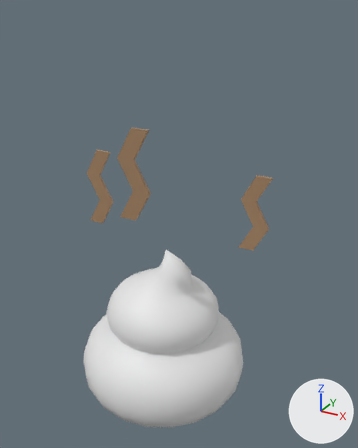
A saved change to the FBX model Assets/Models/poo.fbx.
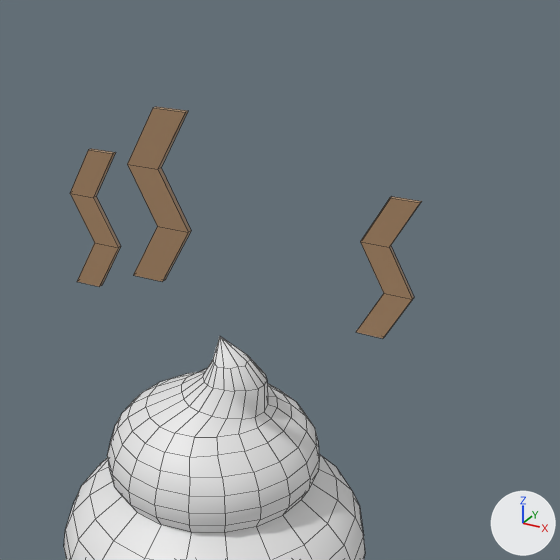
Each version appears first whole from a 50 mm lens placed at (3.87, -6.45, 6.65), pointed at (0.22, 0.18, 3.33), and next in a close-up on the part from 14% to 97% of the width and 16% to 82% of the height. Every picture has the same lights, and +X, +Y and +Z are marked at lower right. The close-ups show mesh edges as thin lines. Where no turn or scale is listed for an object, it has been applied to the vertices.

The first close-up shows 'poo_body', 'smell_line', 'smell_line_1', 'smell_line_2'.
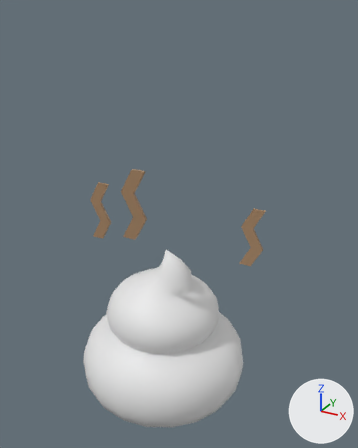
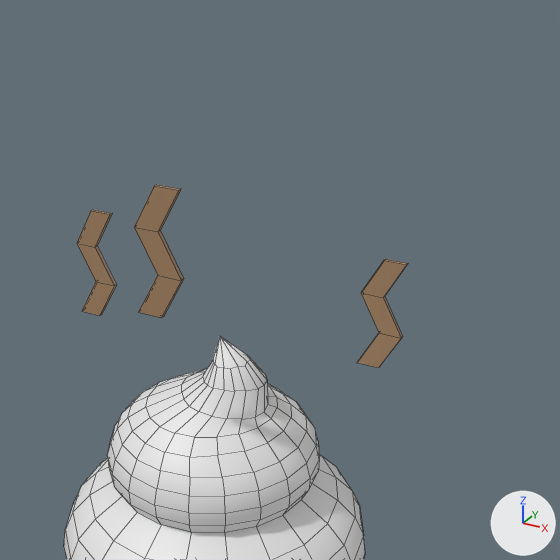
Where the change shows, as pixel boxes (x1, y1, x2, y2) in the close-ups (560 x 560 px):
'smell_line_1', reshaped, moved: before (127, 107, 191, 282); after (134, 185, 184, 318)
'smell_line_2', reshaped, moved: before (356, 197, 422, 338); after (357, 259, 408, 368)
'smell_line', reshaped, moved: before (70, 149, 121, 287); after (77, 210, 116, 316)

The change, as a list of edits to the scene's bpy script:
```text
Change me_mesh:
    used by ob_smell_line_2; location = (1.15, 0.94, 3.68)
    remove me_mesh.from_pydata(...)  # 26 vertices, 11 faces; spans x -0.14..0.38, y -0.04..0.0, z -1.8..1.8
    add me_mesh.from_pydata(...)  # 16 vertices, 14 faces; spans x -0.11..0.31, y -0.04..0.0, z -0.72..0.36
    me_mesh part 2: the loose piece of 16 vertices spanning x -0.14..0.38, y -0.04..0.0, z -0.9..0.45 is rebuilt with 16 vertices and now spans x -0.11..0.31, y -0.04..0.0, z -0.72..0.36
Change me_mesh_001:
    used by ob_smell_line_1; location = (-0.01, -0.9, 4.7)
    remove me_mesh_001.from_pydata(...)  # 26 vertices, 11 faces; spans x -0.14..0.38, y -0.04..0.0, z -1.8..1.8
    add me_mesh_001.from_pydata(...)  # 16 vertices, 14 faces; spans x -0.11..0.31, y -0.04..0.0, z -0.72..0.36
    me_mesh_001 part 1: the loose piece of 16 vertices spanning x -0.14..0.38, y -0.04..0.0, z -0.9..0.45 is rebuilt with 16 vertices and now spans x -0.11..0.31, y -0.04..0.0, z -0.72..0.36
Change me_mesh_002:
    used by ob_smell_line; location = (-1.45, 0.15, 3.95)
    remove me_mesh_002.from_pydata(...)  # 26 vertices, 11 faces; spans x -0.14..0.38, y -0.04..0.0, z -1.8..1.8
    add me_mesh_002.from_pydata(...)  # 16 vertices, 14 faces; spans x -0.11..0.31, y -0.04..0.0, z -0.72..0.36
    me_mesh_002 part 3: the loose piece of 16 vertices spanning x -0.14..0.38, y -0.04..0.0, z -0.9..0.45 is rebuilt with 16 vertices and now spans x -0.11..0.31, y -0.04..0.0, z -0.72..0.36
Change ob_smell_line_2:
    ob_smell_line_2.location: (1.15, 0.94, 3.68) -> (1.15, 0.94, 3.18)
Change ob_smell_line_1:
    ob_smell_line_1.location: (-0.01, -0.9, 4.7) -> (-0.01, -0.9, 4.2)
Change ob_smell_line:
    ob_smell_line.location: (-1.45, 0.15, 3.95) -> (-1.45, 0.15, 3.46)
```
